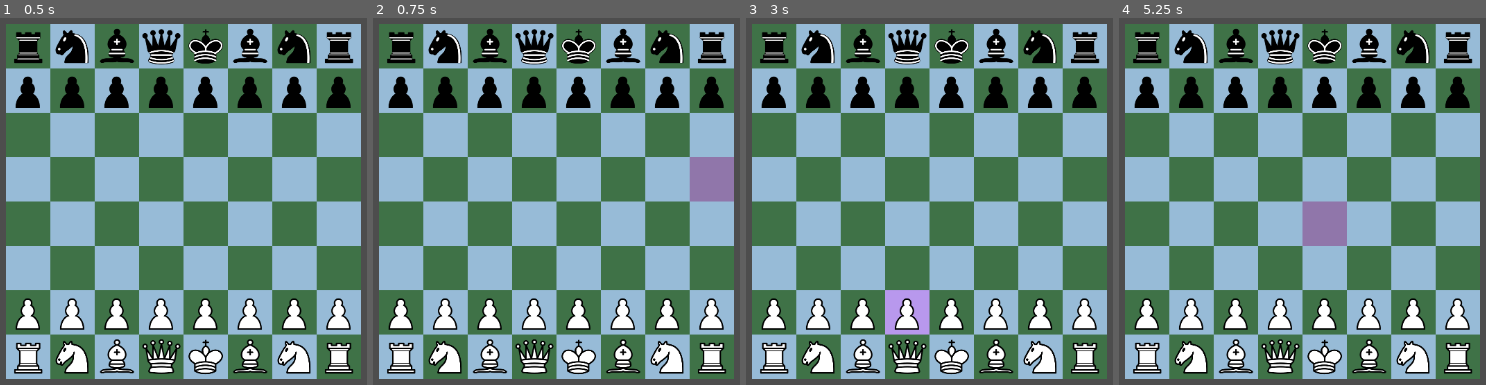
Above: before the commit, frames 1-4 (left to right).
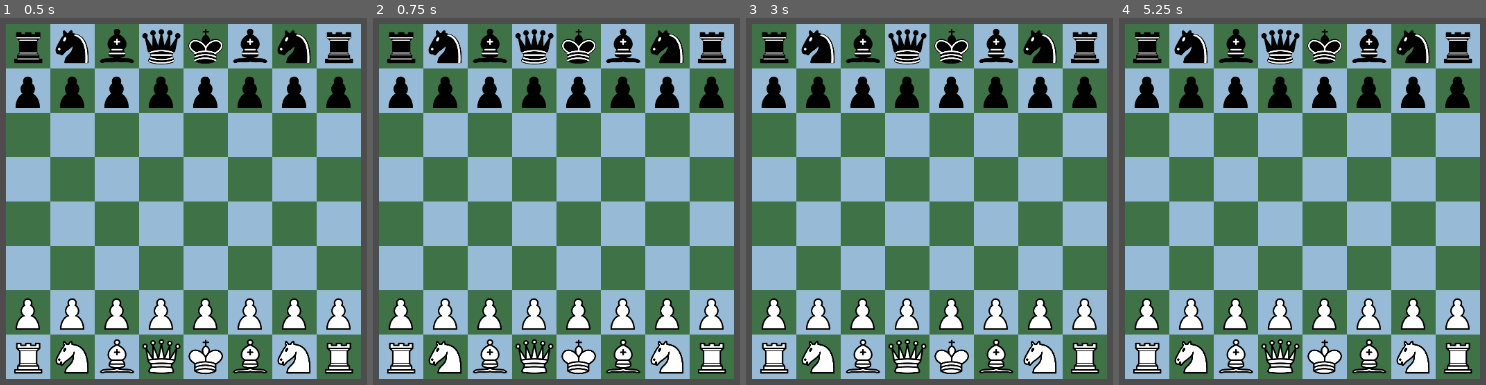
Above: after the commit, the same moments.

Repository: Steammake3/ChessV2
Game: Godot game, scene res://Scenes/board.tscn
Two runs of this game, one before a commit and one after it. Both use one fixed random seed, a clock stepped at 60 frames per second and the inputs below. The engine's default icon, where the game draws it, is replaced by a stand-in: a white triangle on a blue panel in a dark square.
Inputs (mouse positions are in pixels of both pictures, inside the frame that each line leads up to):
- Up to frame 1 (0.5 s): no input
- Up to frame 2 (0.75 s): tap Enter at 0.5 s; move the mouse to (732, 179) at 0.52 s; click (732, 179) at 0.67 s
- Up to frame 3 (3 s): tap Space at 1.25, 2.75 s; move the mouse to (768, 223) at 1.27 s; click (768, 223) at 1.42 s; tap Enter at 2 s; move the mouse to (1010, 102) at 2.02 s; click (1010, 102) at 2.17 s; move the mouse to (889, 289) at 2.77 s; click (889, 289) at 2.92 s
- Up to frame 4 (5.25 s): tap Enter at 3.5 s; move the mouse to (outside the picture) at 3.52 s; click (outside the picture) at 3.67 s; tap Space at 4.25 s; move the mouse to (outside the picture) at 4.27 s; click (outside the picture) at 4.42 s; move the mouse to (1342, 201) at 5.02 s; click (1342, 201) at 5.17 s

Frame 1 is identical in both runs. In frame 2, 1.5% of the frame differs, in the area x 86-99%, y 37-51%; in frame 3, 1.1%; in frame 4, 1.5%.

Commit message:
fixed hover, less misclicks
I ensured A) Misclicks don't happen at the edge of tiles, and
B) Selected tiles can still be hovered over

Diff:
--- a/Scenes/tile_base.tscn
+++ b/Scenes/tile_base.tscn
@@ -4,7 +4,7 @@
 [ext_resource type="Texture2D" uid="uid://b3ex137i3g3ay" path="res://icon.svg" id="1_qfeuw"]
 
 [sub_resource type="RectangleShape2D" id="RectangleShape2D_h0xm2"]
-size = Vector2(64, 64)
+size = Vector2(52, 52)
 
 [node name="TileBase" type="Area2D"]
 script = ExtResource("1_c7lwa")
@@ -24,6 +24,7 @@
 offset_top = -32.0
 offset_right = 32.0
 offset_bottom = 32.0
+mouse_filter = 2
 color = Color(0.671643, 0.687751, 0.272408, 0.537255)
 
 [node name="Outline" type="Line2D" parent="Selected"]
